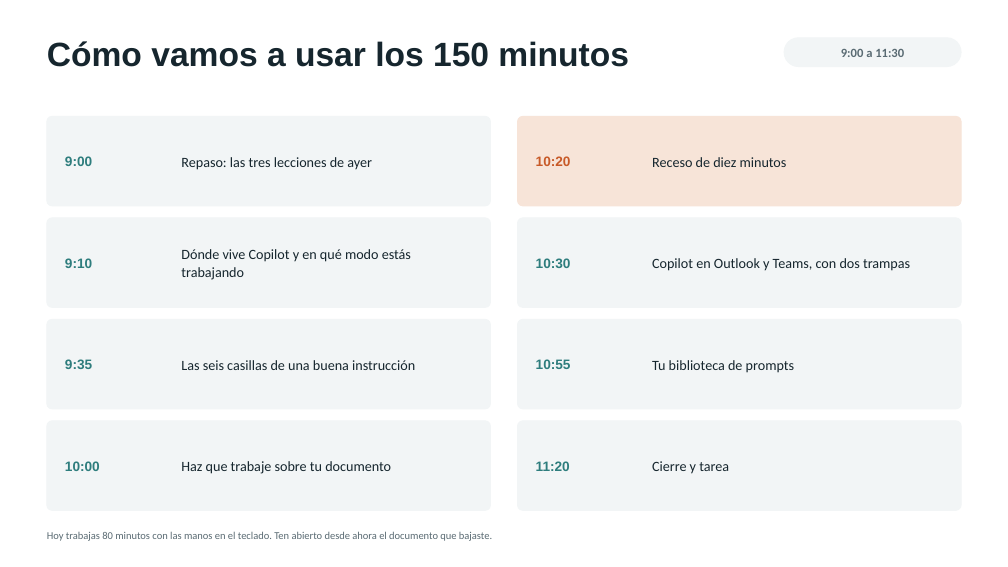
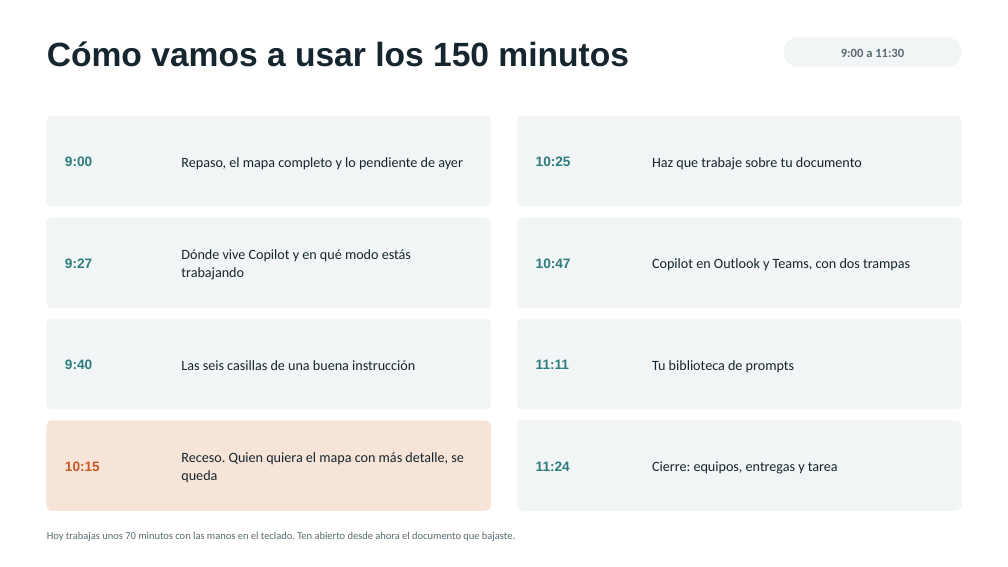
Before and after one commit to marvtrejo/curso-inegi-gen-ai, a slide deck: slide 2 of sesion-02/Sesion_02_Copilot_y_Prompting.pptx. Drawn at 1008x567 pixels with LibreOffice and Linux fonts; fonts in the diff are those of the drawing. Boxes give left, top, right and bottom in pixels: in the first picture for what was removed or moved away, otherwise in the second. Text is boxed around its words. In the diff, an @@ line names an element or a change of style, - is before the commit and + after.

```diff
--- a/sesion-02/Sesion_02_Copilot_y_Prompting.pptx
+++ b/sesion-02/Sesion_02_Copilot_y_Prompting.pptx
@@ rounded rectangle at (518,116,962,206): fill #F7E4D8 to #F2F5F6; outline #F7E4D8 1 pt to #F2F5F6 1 pt @@
@@ text at (181,157,463,170): text changed @@
-Repaso: las tres lecciones de ayer
+Repaso, el mapa completo y lo pendiente de ayer
@@ text at (536,156,571,166): text changed; text colour #C85A28 to #2E7D7D @@
-10:20
+10:25
@@ text at (652,157,862,170): text changed @@
-Receso de diez minutos
+Haz que trabaje sobre tu documento
@@ text at (65,258,92,268): text changed @@
-9:10
+9:27
@@ text at (536,258,571,268): text changed @@
-10:30
+10:47
@@ text at (65,359,92,369): text changed @@
-9:35
+9:40
@@ text at (536,359,569,369): text changed @@
-10:55
+11:11
@@ rounded rectangle at (47,421,491,510): fill #F2F5F6 to #F7E4D8; outline #F2F5F6 1 pt to #F7E4D8 1 pt @@
@@ text at (65,461,100,471): text changed; text colour #2E7D7D to #C85A28 @@
-10:00
+10:15
@@ text at (181,452,464,483): text changed @@
-Haz que trabaje sobre tu documento
+Receso. Quien quiera el mapa con más detalle, se queda
@@ text at (536,461,570,471): text changed @@
-11:20
+11:24
@@ text at (652,461,838,474): text changed @@
-Cierre y tarea
+Cierre: equipos, entregas y tarea
@@ text at (47,531,515,541): text changed @@
-Hoy trabajas 80 minutos con las manos en el teclado. Ten abierto desde ahora el documento que bajaste.
+Hoy trabajas unos 70 minutos con las manos en el teclado. Ten abierto desde ahora el documento que bajaste.
```
Also in this commit, not shown: 10 other slides changed, 8 slides added, 5 other files.
